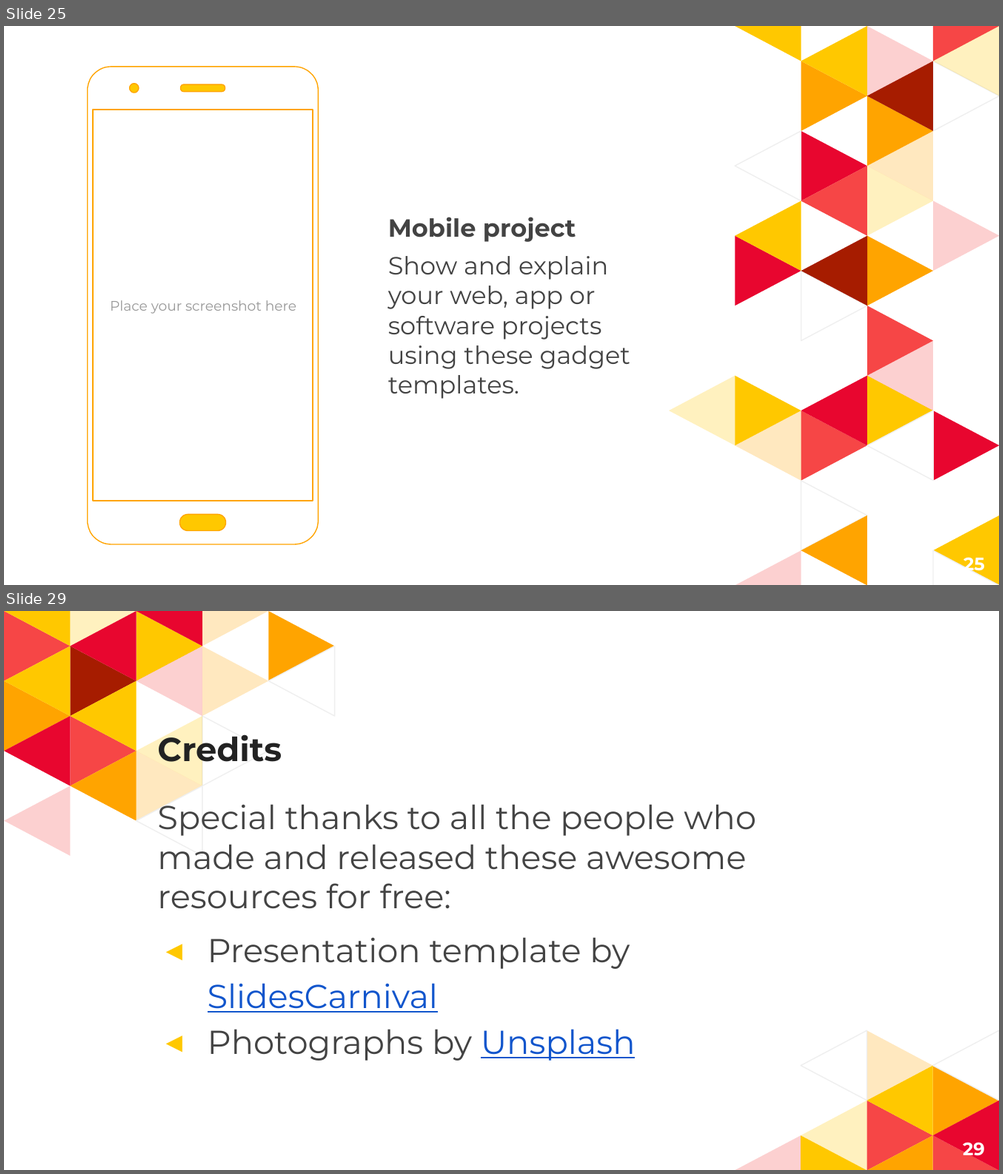
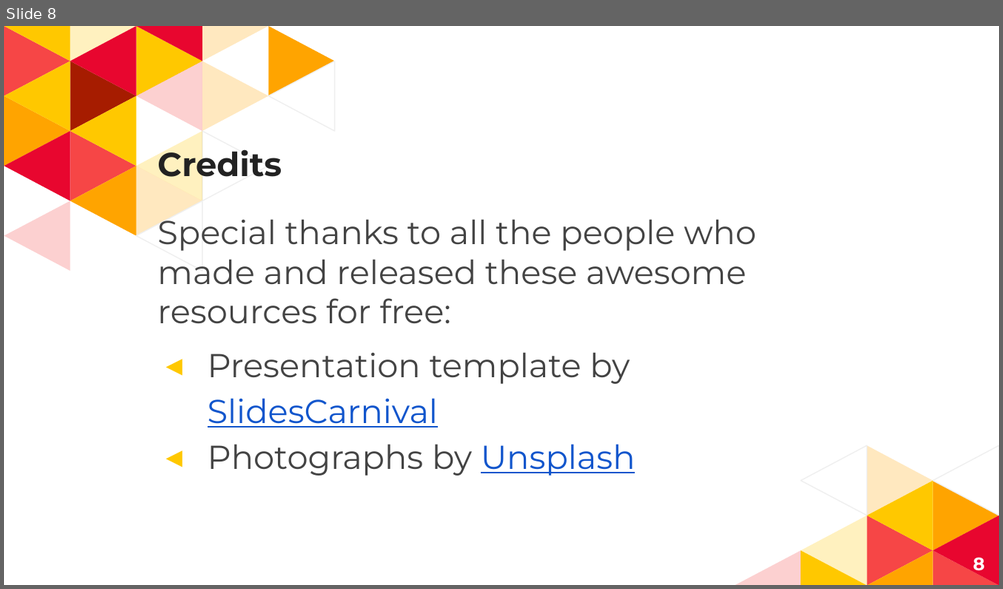
Before and after one commit to krashilili/Project2, a slide deck: PPT presentation/Slides.pptx. Shown one above the other, each under a label of ours: slides 25 and 29 before the commit, slide 8 after it; the slides between them are not shown. The pictures are 1003x1174 and 1003x589 pixels, drawn with LibreOffice and Linux fonts; fonts in the diff are those of the drawing. Boxes give left, top, right and bottom in pixels: in the first picture for what was removed or moved away, otherwise in the second. Text is boxed around its words. In the diff, an @@ line names an element or a change of style, - is before the commit and + after.

```diff
--- a/PPT presentation/Slides.pptx
+++ b/PPT presentation/Slides.pptx
@@ slide 25 removed at [4, 26, 999, 585], background #FFFFFF @@
@@ group removed at [88, 67, 318, 545]: 4 freeform shapes @@
@@ text removed at [388, 217, 631, 399] @@
-Mobile project
-Show and explain your web, app or software projects using these gadget templates.
@@ group removed at [669, 26, 999, 585]: 35 freeform shapes @@
@@ text removed at [110, 301, 296, 314] @@
-Place your screenshot here
@@ page number removed at [963, 558, 984, 575] @@
-25
@@ what was slide 29 is now slide 8 @@
@@ page number at [973, 557, 984, 575]: text changed @@
-29
+8
```
Also in this commit, not shown: 3 slides changed, 22 other slides removed.
